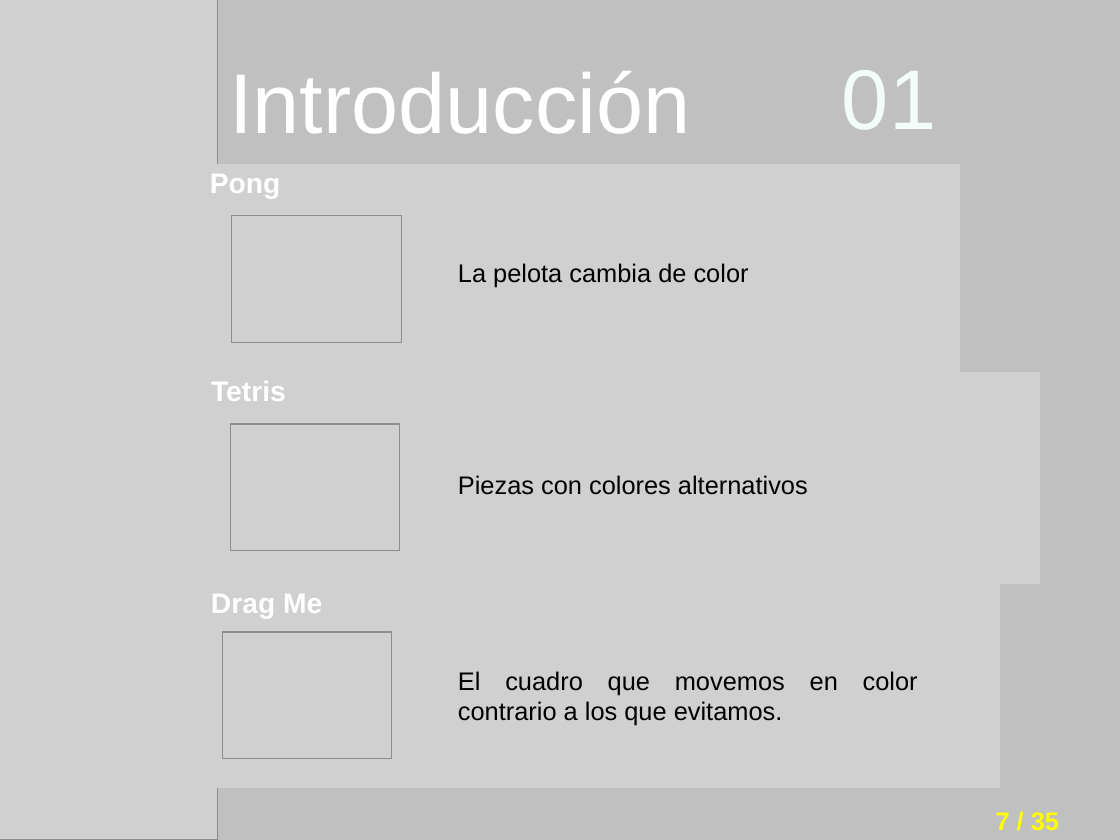
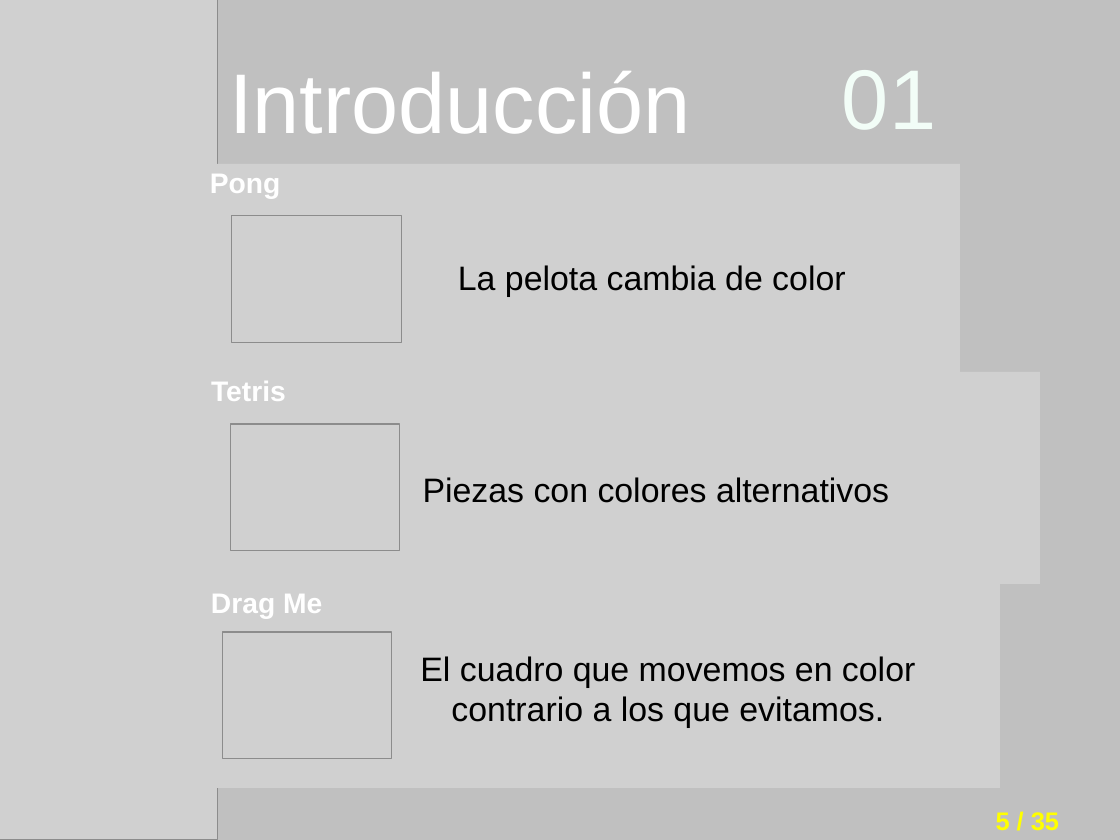
Before and after one commit to i62navpm/PFCweb, a slide deck: slide 5 of Documentación/Presentación.odp (slide 7 before the commit). Drawn at 1120x840 pixels with LibreOffice and Linux fonts; fonts in the diff are those of the drawing; grey boxes stand for pictures; background and template pictures are left out. Boxes give left, top, right and bottom in pixels: in the first picture for what was removed or moved away, otherwise in the second. Text is boxed around its words. In the diff, an @@ line names an element or a change of style, - is before the commit and + after.

```diff
--- a/Documentación/Presentación.odp
+++ b/Documentación/Presentación.odp
@@ text "La pelota cambia de color" at (x1=458, y1=265, x2=845, y2=297): size 18 to 24 pt @@
@@ text "Piezas con colores alternativos" moved from (x1=458, y1=475, x2=808, y2=495) to (x1=423, y1=477, x2=889, y2=503) @@
@@ text "Piezas con colores alternativos" at (x1=423, y1=477, x2=889, y2=503): size 18 to 24 pt; alignment justified to centre @@
@@ text "El cuadro que movemos en ..." at (x1=420, y1=656, x2=915, y2=728): size 18 to 24 pt; alignment justified to centre @@
@@ text "El cuadro que movemos en ..." moved from (x1=458, y1=671, x2=918, y2=726) to (x1=420, y1=656, x2=915, y2=728) @@
@@ page number at (x1=996, y1=812, x2=1059, y2=831): text changed @@
-7 / 35
+5 / 35
```
Also in this commit, not shown: 11 other slides changed, 1 other file.
